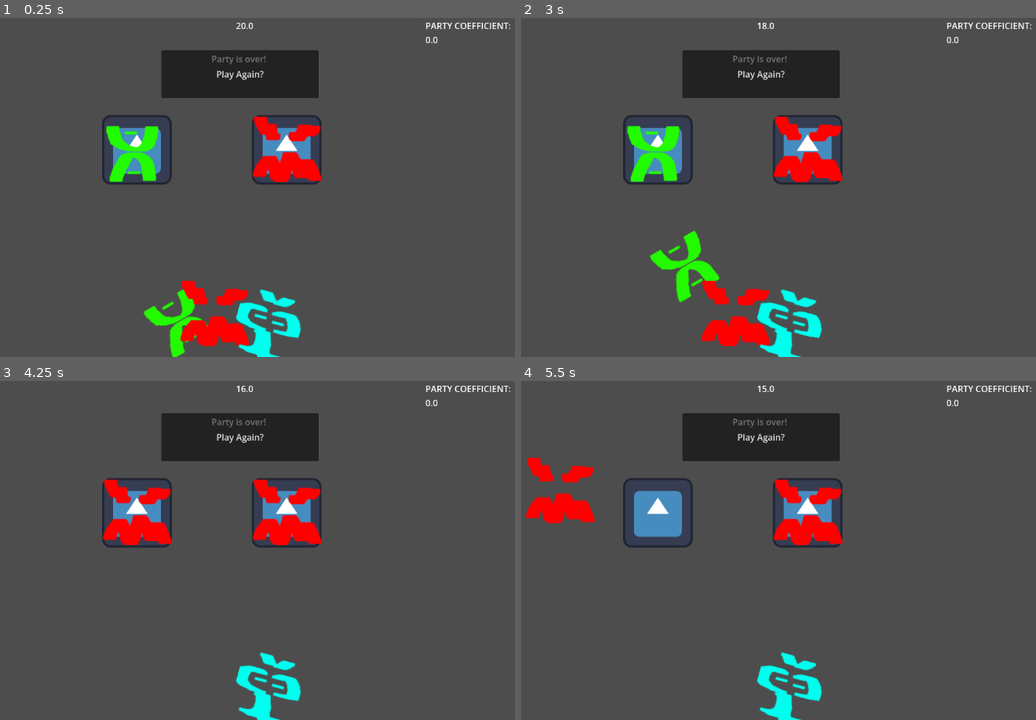
Above: before the commit, frames 1-4 (two rows, left to right).
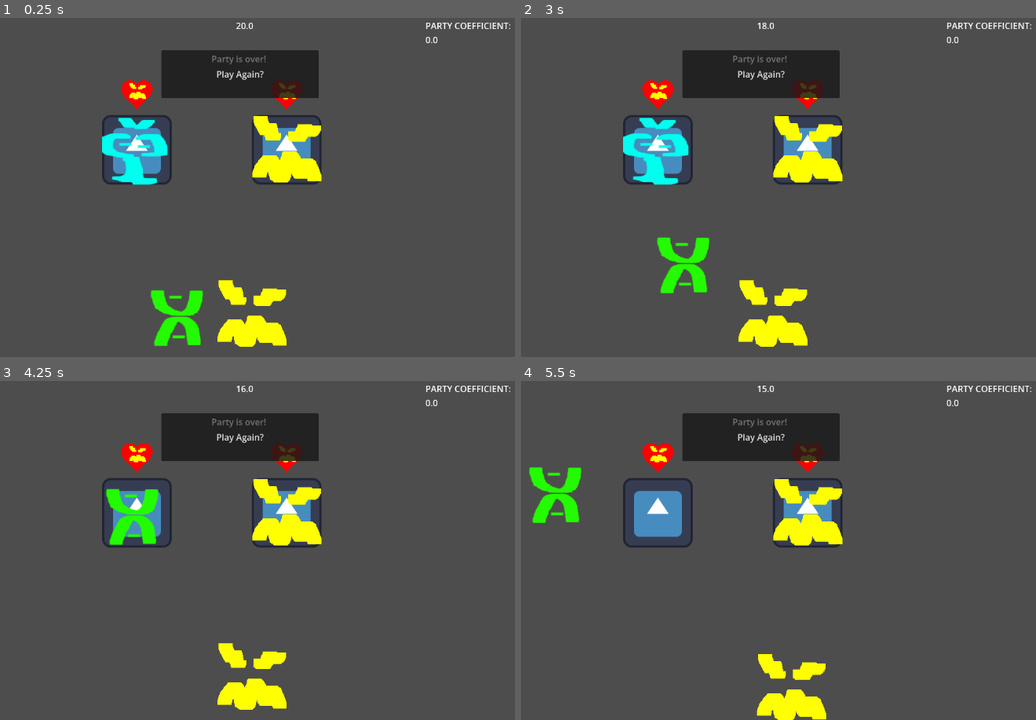
Above: after the commit, the same moments.

Repository: Devination/GGJ2025
Game: Godot game, scene res://scenes/main.tscn
The game is run twice, just before and just after one commit, with the same random seed, the same clock (stepped at 60 frames per second) and the same inputs. The engine's default icon, where the game draws it, is replaced by a stand-in: a white triangle on a blue panel in a dark square.
Inputs (mouse positions are in pixels of both pictures, inside the frame that each line leads up to):
- Up to frame 1 (0.25 s): no input
- Up to frame 2 (3 s): click "Play Again?" at 0.5 s; click "Play Again?" at 1.25 s; click "Play Again?" at 2 s; tap Enter at 2.75 s; drag from (701, 316) to (660, 150) at 2.77 s
- Up to frame 3 (4.25 s): drag from (216, 675) to (139, 513) at 3.52 s
- Up to frame 4 (5.5 s): move the mouse to (788, 689) at 4.27 s; click (788, 689) at 4.42 s; tap Space at 5 s; drag from (660, 513) to (562, 489) at 5.02 s

The runs differ from the first frame. In frame 1, 7.8% of the frame differs, in the area x 19-63%, y 18-100%; in frame 2, 8.1%; in frame 3, 5.9%; in frame 4, 5.7%.

Commit message:
show the mask that the guest likes

Diff:
--- a/godot/ggj-2026/scenes/guest.tscn
+++ b/godot/ggj-2026/scenes/guest.tscn
@@ -2,12 +2,33 @@
 
 [ext_resource type="Script" uid="uid://dg6p14wm5nxip" path="res://scripts/guest.gd" id="1_21oj1"]
 [ext_resource type="Texture2D" uid="uid://d3v8eynat77lb" path="res://assets/images/icon.svg" id="1_my1ra"]
+[ext_resource type="Texture2D" uid="uid://0ooq5kqy7h23" path="res://assets/images/heart.png" id="2_jsc3r"]
+[ext_resource type="Texture2D" uid="uid://brnuf6328378e" path="res://assets/images/mask1.png" id="3_xgyym"]
+[ext_resource type="Texture2D" uid="uid://k07jw2ib4k2s" path="res://assets/images/mask2.png" id="4_534k7"]
 
 [sub_resource type="RectangleShape2D" id="RectangleShape2D_my1ra"]
 size = Vector2(146, 140)
 
 [node name="Guest" type="Node2D" unique_id=2123231278]
 script = ExtResource("1_21oj1")
+
+[node name="Heart" type="Sprite2D" parent="." unique_id=1153124664]
+z_index = 1
+position = Vector2(0, -101)
+scale = Vector2(0.22656251, 0.2265625)
+texture = ExtResource("2_jsc3r")
+
+[node name="LikeMask1" type="Sprite2D" parent="Heart" unique_id=100870321]
+visible = false
+position = Vector2(4.923077, -29.538456)
+scale = Vector2(1.0769234, 1.0769234)
+texture = ExtResource("3_xgyym")
+
+[node name="LikeMask2" type="Sprite2D" parent="Heart" unique_id=311266071]
+visible = false
+position = Vector2(4.923077, -29.538456)
+scale = Vector2(1.0769234, 1.0769234)
+texture = ExtResource("4_534k7")
 
 [node name="MaskPoint" type="Node2D" parent="." unique_id=1442051280]
 
--- a/godot/ggj-2026/scenes/main.tscn
+++ b/godot/ggj-2026/scenes/main.tscn
@@ -18,25 +18,22 @@
 
 [node name="Mask" parent="Hand" unique_id=408511703 instance=ExtResource("4_jyhfs")]
 z_index = 1
-position = Vector2(-60, 6)
-rotation = -0.5235988
+position = Vector2(-60, 0)
+attribute = Array[int]([])
 
 [node name="Mask2" parent="Hand" unique_id=1558659418 instance=ExtResource("5_tbgi4")]
 z_index = 1
-
-[node name="Mask3" parent="Hand" unique_id=195063585 instance=ExtResource("6_tefeu")]
-z_index = 1
-position = Vector2(103, 20.000002)
-rotation = 0.2617994
+position = Vector2(69, 0)
+attribute = Array[int]([])
 
 [node name="Guest" parent="." unique_id=541798322 instance=ExtResource("2_sugp2")]
 position = Vector2(410, 267)
 
-[node name="Mask" parent="Guest" unique_id=181585869 instance=ExtResource("4_jyhfs")]
-z_index = 1
+[node name="Mask" parent="Guest" unique_id=720987282 instance=ExtResource("6_tefeu")]
 
 [node name="Guest2" parent="." unique_id=929316567 instance=ExtResource("2_sugp2")]
 position = Vector2(685, 267)
 
 [node name="Mask" parent="Guest2" unique_id=1588963937 instance=ExtResource("5_tbgi4")]
 z_index = 1
+attribute = Array[int]([])
--- a/godot/ggj-2026/scenes/mask1.tscn
+++ b/godot/ggj-2026/scenes/mask1.tscn
@@ -6,7 +6,7 @@
 
 [node name="Mask" type="Node2D" unique_id=1857447491]
 script = ExtResource("1_uapli")
-attribute = Array[int]([1])
+attribute = Array[int]([0])
 
 [node name="Art" type="Sprite2D" parent="." unique_id=147729785]
 texture = ExtResource("1_in0c2")
--- a/godot/ggj-2026/scenes/mask2.tscn
+++ b/godot/ggj-2026/scenes/mask2.tscn
@@ -16,5 +16,7 @@
 
 [node name="CollisionShape2D" type="CollisionShape2D" parent="Area2D" unique_id=417118915]
 shape = ExtResource("3_bkk5y")
+script = ExtResource("1_db2f1")
+attribute = Array[int]([1])
 
 [connection signal="input_event" from="Area2D" to="." method="_on_area_2d_input_event"]
--- a/godot/ggj-2026/scenes/mask3.tscn
+++ b/godot/ggj-2026/scenes/mask3.tscn
@@ -6,7 +6,6 @@
 
 [node name="Mask" type="Node2D" unique_id=720987282]
 script = ExtResource("1_yvm3d")
-attribute = Array[int]([3])
 
 [node name="Art" type="Sprite2D" parent="." unique_id=315266520]
 texture = ExtResource("1_1llqt")
--- a/godot/ggj-2026/scripts/guest.gd
+++ b/godot/ggj-2026/scripts/guest.gd
@@ -8,11 +8,17 @@
 
 func _ready() -> void:
 	mask = $Mask # get the child object named "Mask" at game start
-	init_likes() # like a random thing if none specified
+	init_likes()
 
 func init_likes():
+	# like a random thing if none specified
 	if not len(likes):
 		likes = [randi_range(0, len(Mask.MaskTypes.keys()) - 1)]
+
+	# show that you like that thing
+	var like_displays = [$Heart/LikeMask1, $Heart/LikeMask2]
+	like_displays[likes[0]].set_visible(true)
+
 
 func wear_mask(new_mask:Mask):
 	# delete old mask
Binary file added: godot/ggj-2026/assets/images/heart.png
Not shown, added: godot/ggj-2026/assets/images/heart.png.import
Binary file changed: godot/ggj-2026/assets/images/mask2.png
